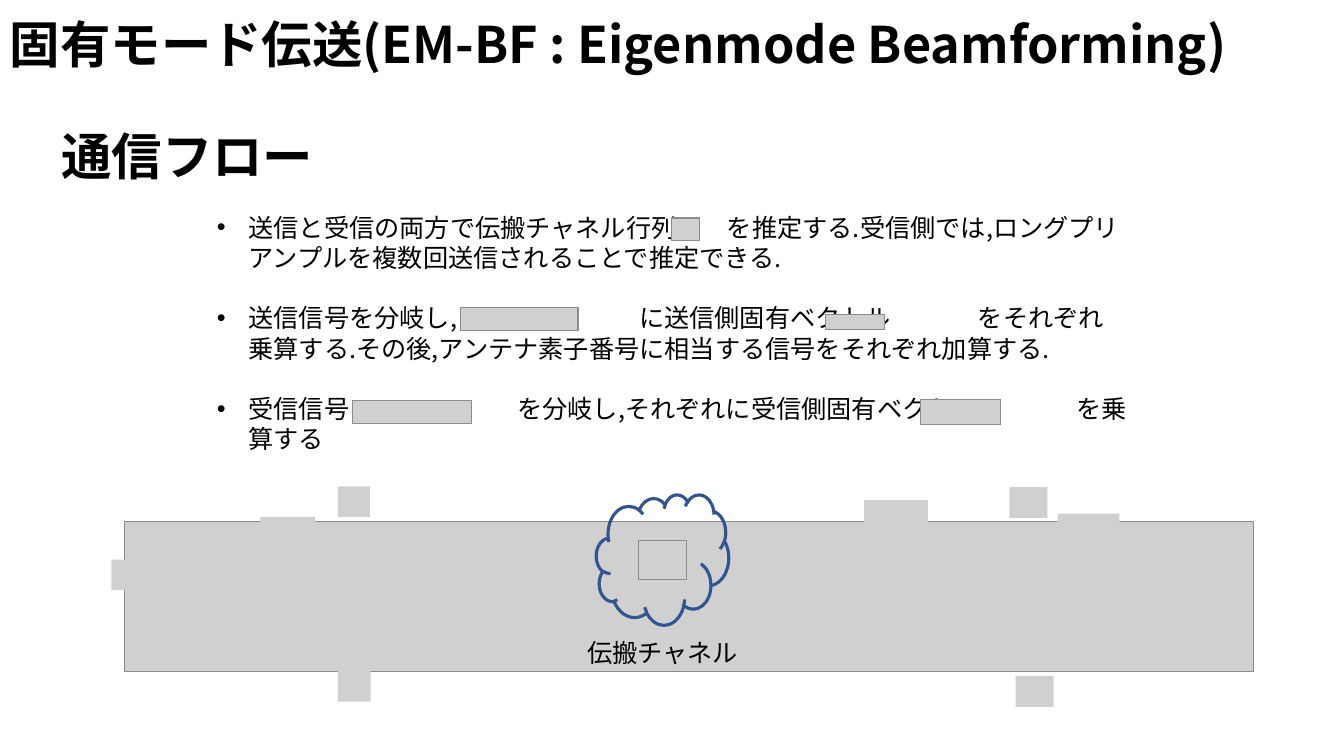
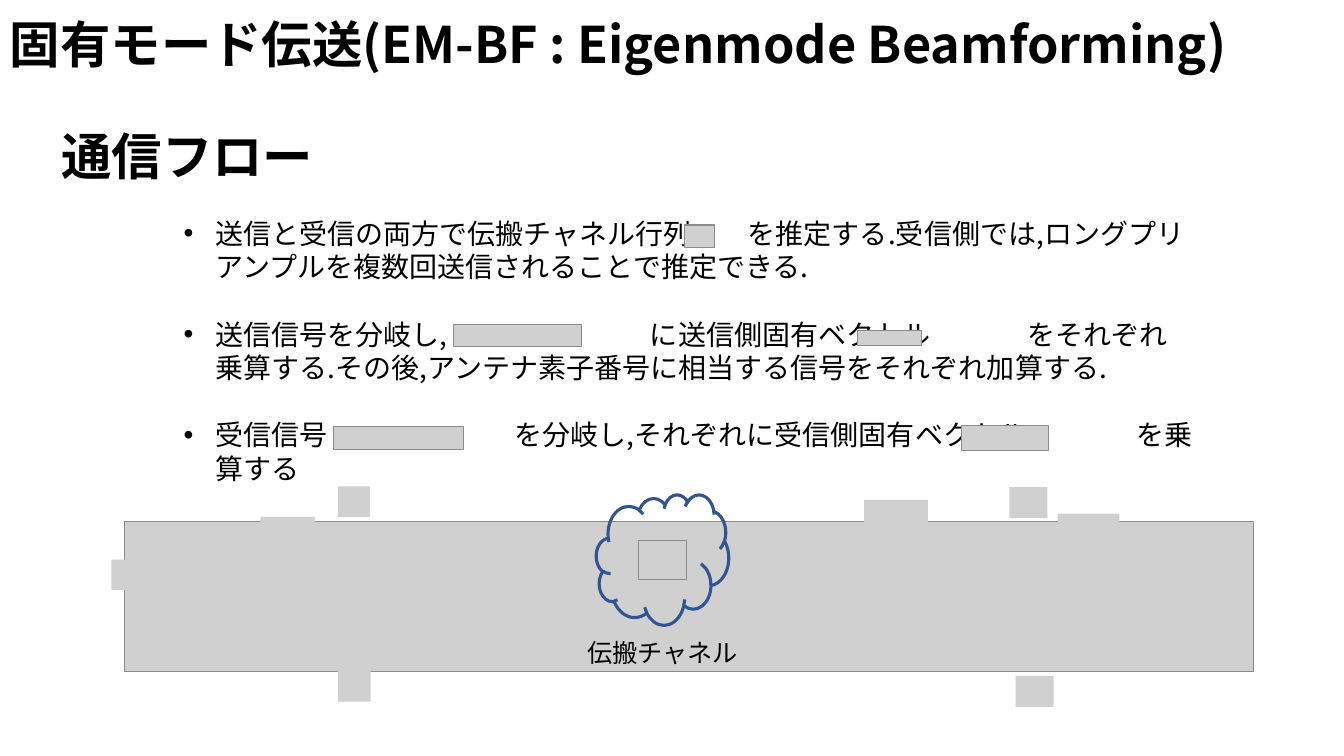
Before and after one commit to ryoww/seminar, a slide deck: slide 6 of MIMO/MU-MIMO.pptx (slide 4 before the commit). Drawn at 1344x756 pixels with LibreOffice and Linux fonts; fonts in the diff are those of the drawing; grey boxes stand for pictures. Boxes give left, top, right and bottom in pixels: in the first picture for what was removed or moved away, otherwise in the second. Text is boxed around its words. In the diff, an @@ line names an element or a change of style, - is before the commit and + after.

```diff
--- a/MIMO/MU-MIMO.pptx
+++ b/MIMO/MU-MIMO.pptx
@@ text "送信と受信の両方で伝搬チャネル行列 を推定する.受信側では,ロングプリアンプルを複数回送信されることで推定できる.": place and size @@
-text "送信と受信の両方で伝搬チャネル行列 を推定する.受信側では,ロングプリアンプルを複数回送信されることで推定できる." at [248, 215, 1126, 424]
+text "送信と受信の両方で伝搬チャネル行列 を推定する.受信側では,ロングプリアンプルを複数回送信されることで推定できる." at [215, 220, 1192, 451]
@@ text "送信と受信の両方で伝搬チャネル行列 を推定する.受信側では,ロングプリアンプルを複数回送信されることで推定できる." at [215, 220, 1192, 451]: size 18 to 20 pt @@
@@ picture: place and size @@
-picture at [673, 218, 700, 240]
+picture at [685, 225, 714, 247]
@@ picture: place and size @@
-picture at [461, 308, 578, 331]
+picture at [454, 325, 582, 348]
@@ picture: place and size @@
-picture at [826, 315, 884, 330]
+picture at [858, 331, 923, 346]
@@ picture: place and size @@
-picture at [353, 400, 472, 423]
+picture at [334, 426, 464, 450]
@@ picture: place and size @@
-picture at [921, 399, 1000, 424]
+picture at [962, 425, 1050, 451]
```
Also in this commit, not shown: 2 other slides changed, 1 slide added, 4 other files.
